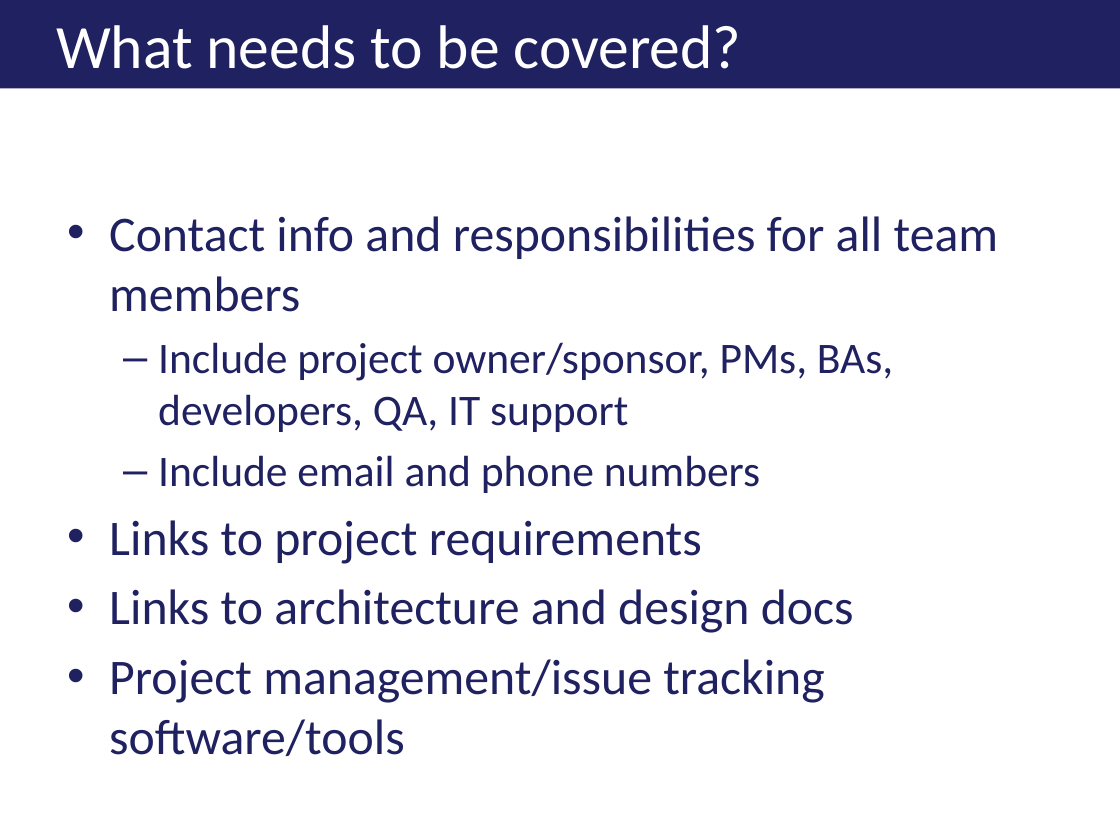
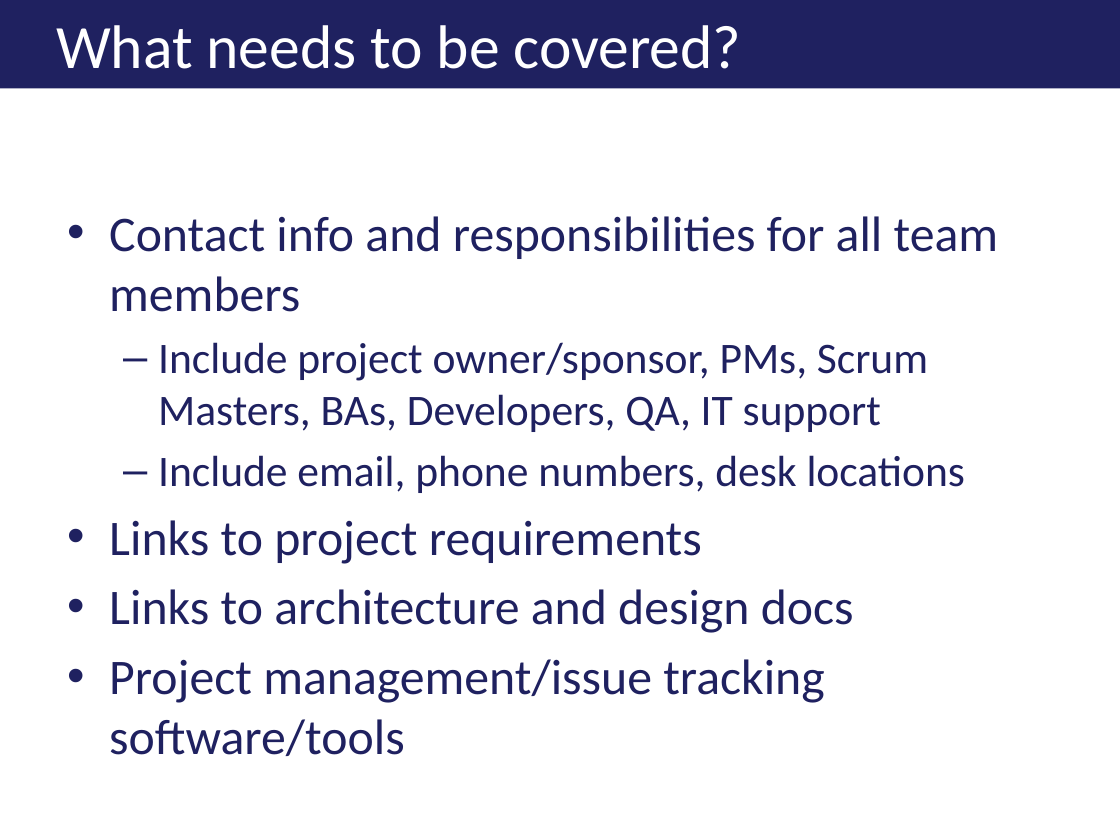
Before and after one commit to jkwuc89/Presentations, a slide deck: slide 7 of Effectively Documenting your Development Project.pptx. Drawn at 1120x840 pixels with LibreOffice and Linux fonts; fonts in the diff are those of the drawing; background and template pictures are left out. Boxes give left, top, right and bottom in pixels: in the first picture for what was removed or moved away, otherwise in the second. Text is boxed around its words. In the diff, an @@ line names an element or a change of style, - is before the commit and + after.

```diff
--- a/Effectively Documenting your Development Project.pptx
+++ b/Effectively Documenting your Development Project.pptx
@@ text at bbox=[158, 342, 965, 493]: text changed @@
-  – Include project owner/sponsor, PMs, BAs, developers, QA, IT support
-  – Include email and phone numbers
+  – Include project owner/sponsor, PMs, Scrum Masters, BAs, Developers, QA, IT support
+  – Include email, phone numbers, desk locations
```
Also in this commit, not shown: 3 other slides changed, 1 slide added.
